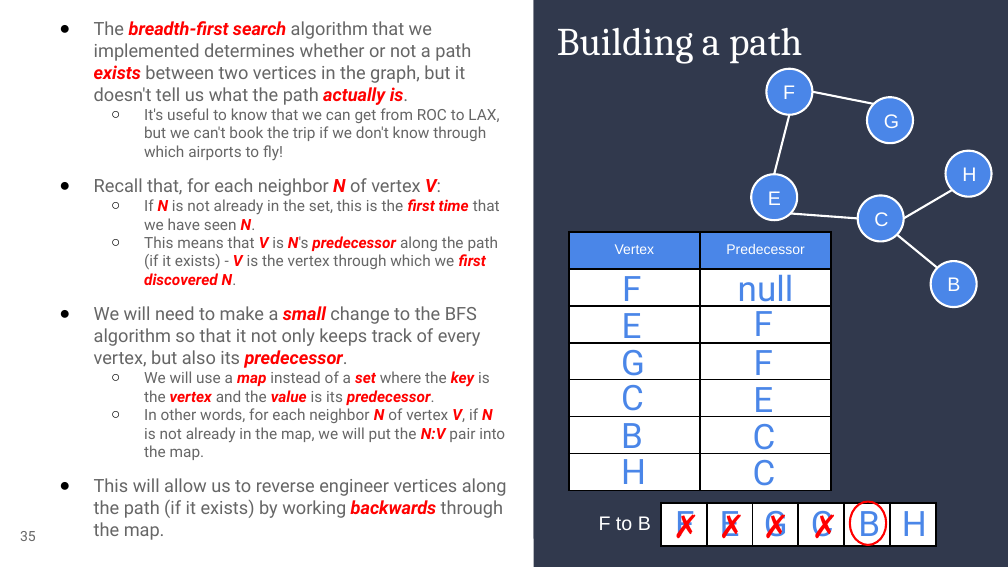
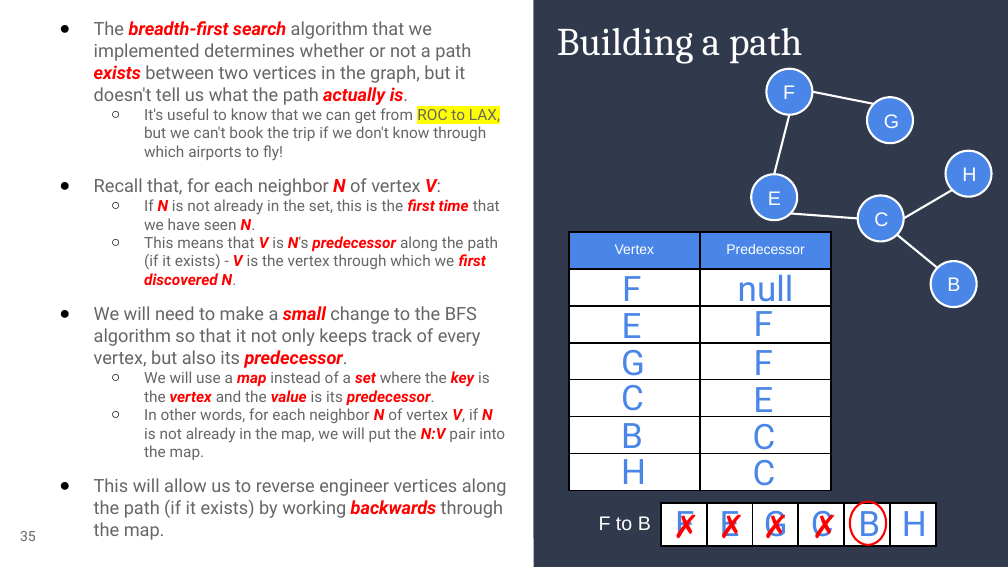
Before and after one commit to alam-tanweer/DailyFolder, a slide deck: slide 35 of CourseContent/Unit 12_Data Structure IV/tanweer/12_ Data Structures IV-ta.pptx. Drawn at 1008x567 pixels with LibreOffice and Linux fonts; fonts in the diff are those of the drawing. Boxes give left, top, right and bottom in pixels: in the first picture for what was removed or moved away, otherwise in the second. Text is boxed around its words. In the diff, an @@ line names an element or a change of style, - is before the commit and + after.

```diff
--- a/CourseContent/Unit 12_Data Structure IV/tanweer/12_ Data Structures IV-ta.pptx
+++ b/CourseContent/Unit 12_Data Structure IV/tanweer/12_ Data Structures IV-ta.pptx
@@ text at <box>144,108,500,160</box>: highlight none to #FFFF00 in "ROC to LAX," @@
```
Also in this commit, not shown: 13 other slides changed, 8 other files.
